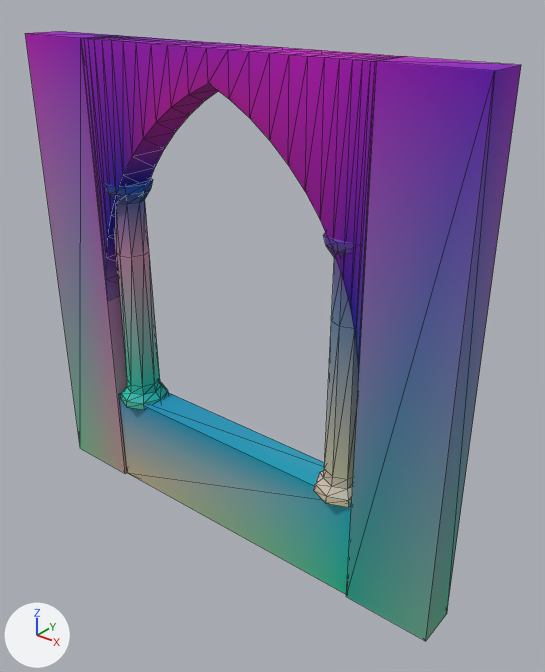
The glTF model assets/kit/arcade_4m.glb as it was, and as the next commit left it.
Camera for both pictures: a camera (50 mm lens) standing at (3.65, -4.04, 4.46) and looking at (0.29, 0.15, 1.87). Arrows for +X, +Y and +Z are at lower left; the lights stay in place. The older version comes first. Mesh edges are drawn as thin lines. Vertices at exactly the same position are counted once.

The first picture shows 'arcade_panel', 'arcade_parapet', 'colonnette', 'colonnette.001'.
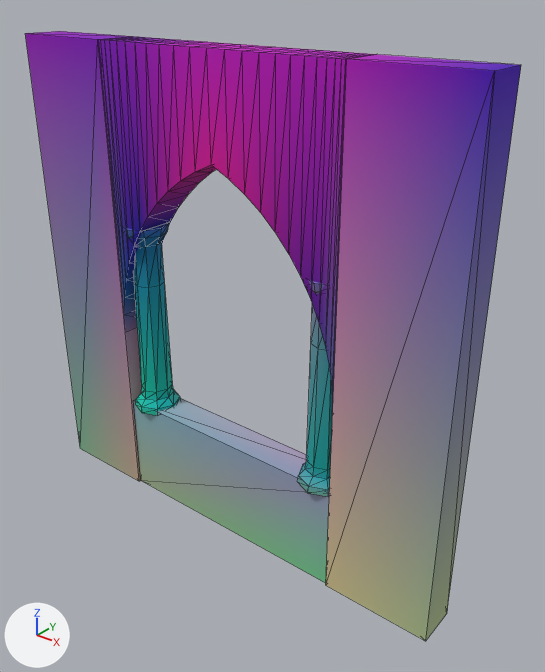
The change, as a list of edits to the scene's bpy script:
```text
Change me_arcade_panel:
    where me_arcade_panel.from_pydata(...)  # 112 vertices, 216 faces; spans x -2.0..2.0, y -0.17..0.17, z 0.0..4.0
    me_arcade_panel part 1: 102 of 112 vertices moved; they spanned x -1.3..1.3, y -0.17..0.17, z 0.0..4.0 and now span x -1.1..1.1, y -0.17..0.17, z 0.0..4.0; mean shift (0.0, 0.0, -0.2); largest move (0.0, -0.17, 3.78) -> (0.0, -0.17, 3.23)
    me_arcade_panel part 2: 127 faces centred in x -2.0..2.0, y -0.17..0.17, z 0.0..4.0 are repainted in the vertex colours; the middle colour goes from purple #8e00c2 to purple #9700c1
    me_arcade_panel part 3: 89 faces centred in x -1.77..1.77, y -0.17..0.17, z 0.0..4.0 are repainted in the vertex colours; the middle colour goes from purple #cd00f2 to pink #da00f2
Change me_arcade_parapet:
    remove me_arcade_parapet.from_pydata(...)  # 8 vertices, 12 faces; spans x -1.3..1.3, y -0.15..0.15, z 0.0..0.9
    add me_arcade_parapet.from_pydata(...)  # 8 vertices, 12 faces; spans x -1.1..1.1, y -0.15..0.15, z 0.0..0.9
    me_arcade_parapet part 4: the whole mesh is scaled about its middle by (0.846, 1, 1)
    me_arcade_parapet part 5: 2 faces centred in x -0.43..0.43, y -0.05..0.05, z 0.9 are repainted in the vertex colours; the middle colour goes from cyan #00b8ec to blue #b0c4ec
    me_arcade_parapet part 6: 3 faces centred in x 0.43..1.3, y -0.15..0.15, z 0.3 are repainted in the vertex colours; the middle colour goes from cyan #00d2b2 to green #aed5b2
    me_arcade_parapet part 7: 3 faces centred in x -0.43..1.3, y -0.15..0.15, z 0.6 are repainted in the vertex colours; the middle colour goes from cyan #00c3ec to blue #b1d1ec
Change me_colonnette:
    remove me_colonnette.from_pydata(...)  # 64 vertices, 124 faces; spans x -0.22..0.22, y -0.22..0.22, z 0.0..2.05
    add me_colonnette.from_pydata(...)  # 64 vertices, 124 faces; spans x -0.21..0.21, y -0.21..0.21, z 0.0..1.72
    me_colonnette part 8: 64 of 64 vertices moved; they spanned x -0.22..0.22, y -0.22..0.22, z 0.0..2.05 and now span x -0.21..0.21, y -0.21..0.21, z 0.0..1.72; mean shift (0.0, 0.0, -0.15)
    me_colonnette part 9: 62 faces centred in x -0.2..0.2, y -0.2..0.2, z 0.0..0.61 are repainted in the vertex colours; the middle colour goes from cyan #00dbd1 to cyan #19ddd1
    me_colonnette part 10: 38 faces centred in x -0.19..0.19, y -0.19..0.19, z 1.92..2.05 are repainted in the vertex colours; the middle colour goes from blue #4561c2 to blue #4476c2
    me_colonnette part 11: 24 faces centred in x -0.13..0.13, y -0.13..0.13, z 1.02..1.74 are repainted in the vertex colours; the middle colour goes from pink #d198ca to cyan #009eca
Change me_colonnette_001:
    remove me_colonnette_001.from_pydata(...)  # 64 vertices, 124 faces; spans x -0.22..0.22, y -0.22..0.22, z 0.0..2.05
    add me_colonnette_001.from_pydata(...)  # 64 vertices, 124 faces; spans x -0.21..0.21, y -0.21..0.21, z 0.0..1.72
    me_colonnette_001 part 12: 64 of 64 vertices moved; they spanned x -0.22..0.22, y -0.22..0.22, z 0.0..2.05 and now span x -0.21..0.21, y -0.21..0.21, z 0.0..1.72; mean shift (0.0, 0.0, -0.15)
    me_colonnette_001 part 13: 18 faces centred in x -0.14..0.18, y -0.16..0.18, z 0.08..0.15 are repainted in the vertex colours; the middle colour goes from light grey #d8ddd4 to cyan #00bbd4
    me_colonnette_001 part 14: 22 faces centred in x -0.19..0.19, y -0.19..0.19, z 2.0..2.05 are repainted in the vertex colours; the middle colour goes from purple #7d51ea to blue #8687ea
    me_colonnette_001 part 15: 32 faces centred in x -0.16..0.16, y -0.16..0.16, z 1.59..1.95 are repainted in the vertex colours; the middle colour goes from blue #7b6ac2 to blue #7893c2
    me_colonnette_001 part 16: 24 faces centred in x -0.2..0.13, y -0.2..0.18, z 0.0..0.17 are repainted in the vertex colours; the middle colour goes from beige #e6dbc1 to cyan #64bbc2
    me_colonnette_001 part 17: 28 faces centred in x -0.13..0.2, y -0.13..0.2, z 0.0..1.02 are repainted in the vertex colours; the middle colour goes from pale green #cdddc1 to cyan #20bbc2
Change ob_colonnette:
    ob_colonnette.location: (-1.11, 0.0, 0.86) -> (-0.93, 0.0, 0.86)
Change ob_colonnette_001:
    ob_colonnette_001.location: (1.11, 0.0, 0.86) -> (0.93, 0.0, 0.86)
```

Location of each change, (x1, y1, x2, y2) in pixels of the pictures (545 x 672 px; the box of a moved part takes in the faces that stretch with it):
'arcade_panel', reshaped, recoloured
    both: (25, 31, 521, 641)
'arcade_parapet', recoloured, rescaled (16% narrower, 9% shorter)
    before: (119, 392, 352, 594)
    after: (133, 399, 329, 583)
'colonnette', reshaped, recoloured, moved (13% narrower, 16% shorter)
    before: (103, 179, 169, 410)
    after: (124, 223, 181, 416)
'colonnette.001', reshaped, recoloured, moved
    before: (314, 233, 358, 507)
    after: (298, 280, 332, 497)
part 1 of me_arcade_panel, moved or reshaped
    both: (25, 32, 519, 641)
part 2 of me_arcade_panel, recoloured
    both: (25, 32, 521, 641)
part 3 of me_arcade_panel, recoloured
    before: (108, 42, 405, 474)
    after: (125, 42, 366, 481)
part 4 of me_arcade_parapet, moved or reshaped
    before: (119, 392, 352, 594)
    after: (133, 399, 329, 583)
part 5 of me_arcade_parapet, recoloured (lighter)
    before: (119, 392, 352, 503)
    after: (134, 399, 329, 493)
part 6 of me_arcade_parapet, recoloured (cyan to green)
    before: (128, 473, 352, 594)
    after: (141, 480, 329, 583)
part 7 of me_arcade_parapet, recoloured
    before: (119, 394, 352, 504)
    after: (133, 400, 328, 493)
part 8 of me_colonnette, moved or reshaped
    before: (103, 179, 169, 410)
    after: (124, 223, 181, 416)
part 9 of me_colonnette, recoloured
    before: (121, 255, 169, 410)
    after: (136, 293, 181, 416)
part 10 of me_colonnette, recoloured
    before: (103, 179, 153, 204)
    after: (124, 223, 169, 247)
part 11 of me_colonnette, recoloured
    before: (115, 200, 155, 382)
    after: (134, 242, 168, 390)
part 12 of me_colonnette_001, moved or reshaped
    before: (314, 233, 358, 507)
    after: (298, 280, 332, 497)
part 13 of me_colonnette_001, recoloured
    before: (323, 477, 353, 500)
    after: (306, 467, 330, 490)
part 14 of me_colonnette_001, recoloured
    before: (323, 233, 354, 253)
    after: (308, 280, 325, 293)
part 15 of me_colonnette_001, recoloured
    before: (327, 246, 354, 328)
    after: (311, 291, 326, 350)
part 16 of me_colonnette_001, recoloured
    before: (314, 469, 349, 507)
    after: (298, 460, 328, 497)
part 17 of me_colonnette_001, recoloured
    before: (324, 321, 358, 507)
    after: (307, 344, 332, 492)
